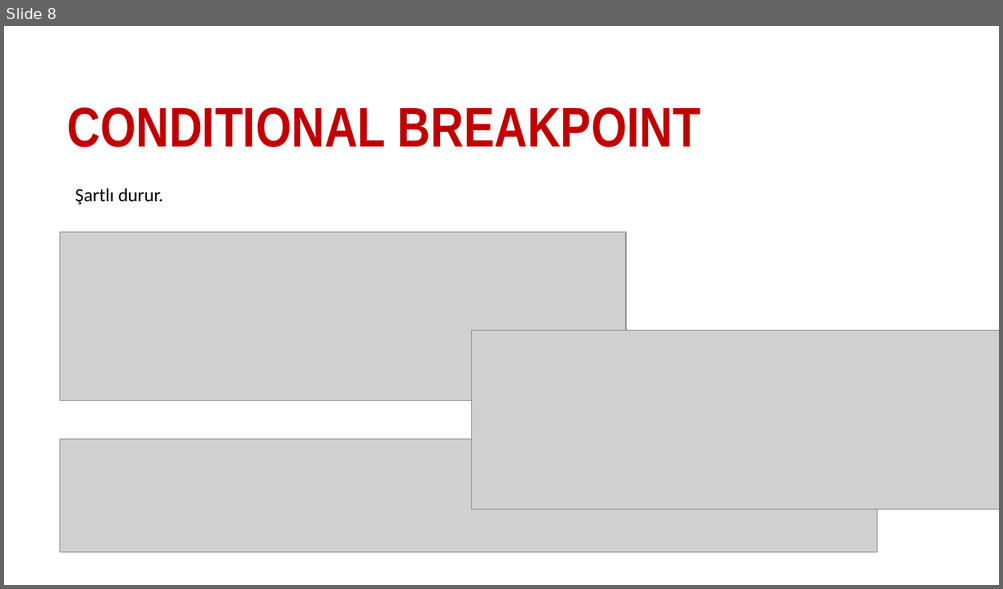
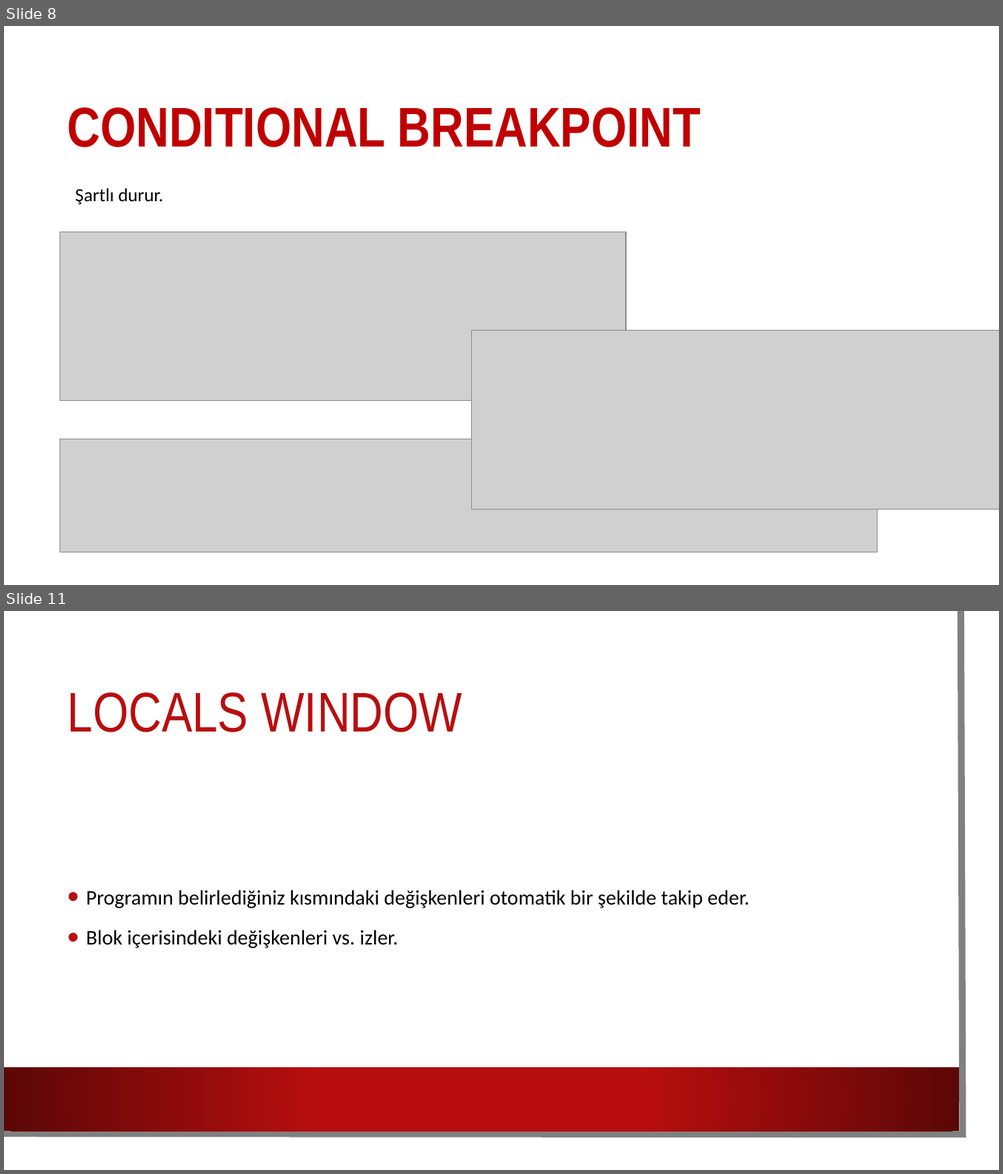
Before and after one commit to sametozalp/staj, a slide deck: debug.pptx. Shown one above the other, each under a label of ours: slide 8 before the commit, slides 8 and 11 after it; the slides between them are not shown. The pictures are 1003x589 and 1003x1174 pixels, drawn with LibreOffice and Linux fonts; fonts in the diff are those of the drawing; grey boxes stand for pictures; background and template pictures are left out. Boxes give left, top, right and bottom in pixels: in the first picture for what was removed or moved away, otherwise in the second. Text is boxed around its words. In the diff, an @@ line names an element or a change of style, - is before the commit and + after.

```diff
--- a/debug.pptx
+++ b/debug.pptx
@@ slide 11 added at <box>4,611,999,1170</box>, background picture (left out) @@
@@ rectangle added at <box>4,611,982,1153</box>, fill #FFFFFF @@
@@ freeform shape added at <box>4,611,963,1135</box>, outline #808080 6.5 pt @@
@@ title added at <box>68,692,462,732</box>, 54 pt, text #B80E0F @@
+LOCALS WINDOW
@@ text added at <box>86,890,749,948</box>, 20 pt, text #000000 @@
+• Programın belirlediğiniz kısmındaki değişkenleri otomatik bir şekilde takip eder.
+• Blok içerisindeki değişkenleri vs. izler.
@@ rectangle added at <box>4,1068,959,1131</box>, fill gradient #B80E0F to #5C0707 @@
```
Also in this commit, not shown: 1 slide changed, 10 other slides added, 20 other files.
